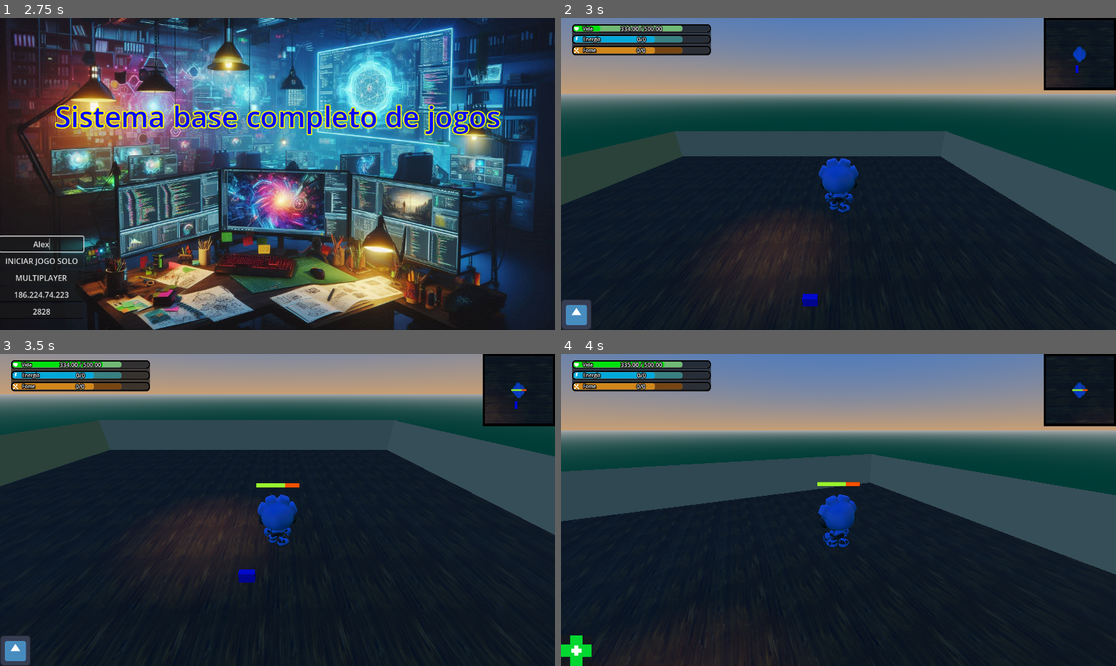
Above: before the commit, frames 1-4 (two rows, left to right).
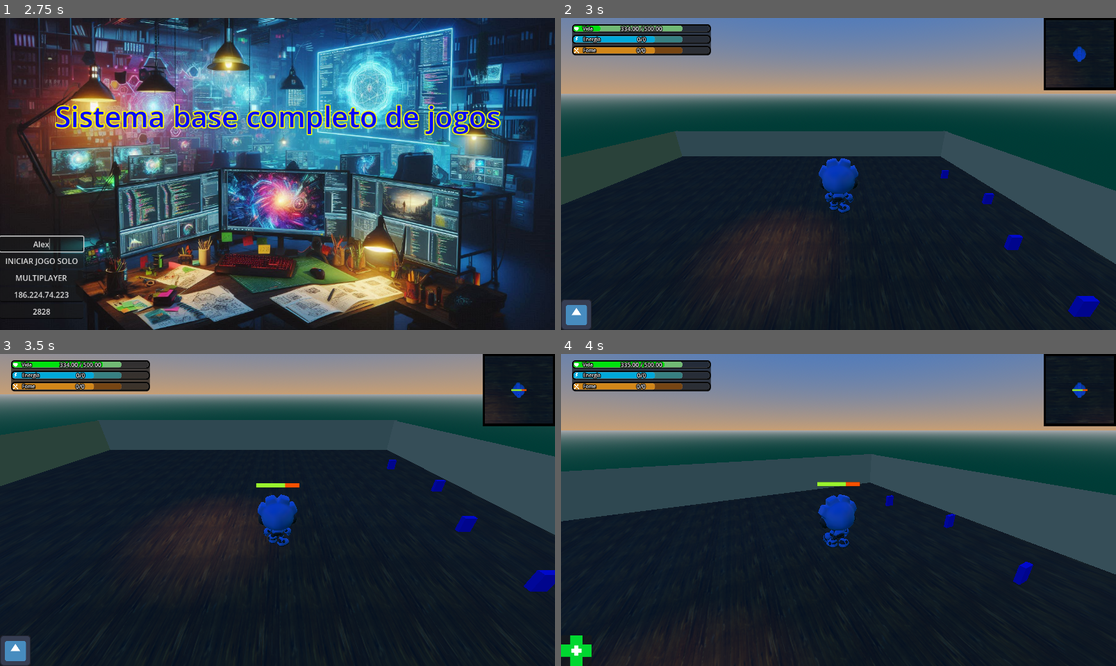
Above: after the commit, the same moments.

Repository: Fernando-Cavalheiro-Tomazelli/Godot_4.4_Sistemas_Gerais_Completos
Game: Godot game, scene res://Sistemas/Menus/Menu Inicial/menu_inicial_principal.tscn
The game is run twice, just before and just after one commit, with the same random seed, the same clock (stepped at 60 frames per second) and the same inputs. The engine's default icon, where the game draws it, is replaced by a stand-in: a white triangle on a blue panel in a dark square.
Inputs (mouse positions are in pixels of both pictures, inside the frame that each line leads up to):
- Up to frame 1 (2.75 s): click "Jogar" at 0.5 s; click "NOVO JOGO" at 1.25 s; click (44, 242) at 2.02 s; type "Alex" at 2.1 s
- Up to frame 2 (3 s): click "INICIAR JOGO SOLO" at 2.75 s
- Up to frame 3 (3.5 s): no input
- Up to frame 4 (4 s): tap Enter (ui_accept) at 3.5, 3.77 s; move the mouse to (866, 510) at 3.52 s; hold W (move_forward) from 3.53 s (still down); tap 1 (1) at 3.6 s; tap 2 (2) at 3.8 s

Frame 1 is identical in both runs. In frame 2, 0.6% of the frame differs, in the area x 43-98%, y 15-96%; in frame 3, 0.7%, in the area x 42-100%, y 15-77%; in frame 4, 0.3%.

Commit message:
Att Arquivos
Aparentemente tudo certo somente atualizando

Diff:
--- a/Sistemas/Maps_Scenes/lobby_principal_inicial.tscn
+++ b/Sistemas/Maps_Scenes/lobby_principal_inicial.tscn
@@ -86,4 +86,16 @@
 shape = SubResource("ConvexPolygonShape3D_25mgo")
 
 [node name="ItemColetavelBase" parent="." unique_id=1228337249 instance=ExtResource("5_2q2r0")]
-transform = Transform3D(1, 0, 0, 0, 1, 0, 0, 0, 1, 2.0437965, 0, 2.8115578)
+transform = Transform3D(1, 0, 0, 0, 1, 0, 0, 0, 1, 9.976948, 0.3531263, 6.136338)
+
+[node name="ItemColetavelBase2" parent="." unique_id=1025289772 instance=ExtResource("5_2q2r0")]
+transform = Transform3D(1, 0, 0, 0, 1, 0, 0, 0, 1, 10.835573, 0.3531263, 3.159351)
+
+[node name="ItemColetavelBase3" parent="." unique_id=1532644077 instance=ExtResource("5_2q2r0")]
+transform = Transform3D(1, 0, 0, 0, 1, 0, 0, 0, 1, 11.0156765, 0.3531263, 0.13192964)
+
+[node name="ItemColetavelBase4" parent="." unique_id=1361858240 instance=ExtResource("5_2q2r0")]
+transform = Transform3D(1, 0, 0, 0, 1, 0, 0, 0, 1, 12.698908, 0.3531263, -4.030388)
+
+[node name="ItemColetavelBase5" parent="." unique_id=1354411999 instance=ExtResource("5_2q2r0")]
+transform = Transform3D(1, 0, 0, 0, 1, 0, 0, 0, 1, 11.965618, 0.3531263, -8.28914)
--- a/Sistemas/Sistema_de_inventarios/Itens_Para_Teste/item_coletavel_base.gd
+++ b/Sistemas/Sistema_de_inventarios/Itens_Para_Teste/item_coletavel_base.gd
@@ -23,4 +23,7 @@
 
 
 func _on_area_3d_area_entered(area: Area3D) -> void:
+	#verificação efetiva, já verifica tudo, se possui inventário ..., já passa o alvo com inventario
+	if not area or not area.get_parent() or not area.get_parent().find_child("ComponentManager") or not area.get_parent().find_child("ComponentManager").Inventario:
+		return
 	adicionar_ao_inventario(area.get_parent())
--- a/Sistemas/Sistema_de_inventarios/Itens_Para_Teste/item_coletavel_base.tscn
+++ b/Sistemas/Sistema_de_inventarios/Itens_Para_Teste/item_coletavel_base.tscn
@@ -7,7 +7,7 @@
 [sub_resource type="Resource" id="Resource_571nv"]
 script = ExtResource("4_i32yf")
 item_atual_do_slot = ExtResource("3_bfwn4")
-quantidade_atual_no_slot = 5
+quantidade_atual_no_slot = 2
 metadata/_custom_type_script = "uid://b6wcf33erjwqv"
 
 [sub_resource type="BoxShape3D" id="BoxShape3D_txkkd"]
@@ -16,18 +16,18 @@
 [sub_resource type="SphereShape3D" id="SphereShape3D_u0wbd"]
 radius = 0.911
 
-[node name="ItemColetavelBase" type="StaticBody3D"]
+[node name="ItemColetavelBase" type="StaticBody3D" unique_id=1556572273]
 script = ExtResource("1_2wnx5")
 item_slot = SubResource("Resource_571nv")
 
-[node name="CollisionShape3D" type="CollisionShape3D" parent="."]
+[node name="CollisionShape3D" type="CollisionShape3D" parent="." unique_id=1967290251]
 shape = SubResource("BoxShape3D_txkkd")
 
-[node name="Area3D" type="Area3D" parent="."]
+[node name="Area3D" type="Area3D" parent="." unique_id=1900967328]
 collision_layer = 4
 collision_mask = 4
 
-[node name="CollisionShape3D" type="CollisionShape3D" parent="Area3D"]
+[node name="CollisionShape3D" type="CollisionShape3D" parent="Area3D" unique_id=952708859]
 shape = SubResource("SphereShape3D_u0wbd")
 
 [connection signal="area_entered" from="Area3D" to="." method="_on_area_3d_area_entered"]
--- a/Sistemas/Sistema_de_inventarios/Itens_Para_Teste/livro_azul.tres
+++ b/Sistemas/Sistema_de_inventarios/Itens_Para_Teste/livro_azul.tres
@@ -9,6 +9,7 @@
 nome_item = "Livro Azul"
 descricao_item = "Antigo Livro Azul."
 icone_item = ExtResource("1_1acjo")
+estacavel = true
 maximo_por_pilha = 3
 caminho_cena_item_3d = "res://Sistemas/Sistema_de_inventarios/Itens_Para_Teste/livro_azul_visual.tscn"
 metadata/_custom_type_script = "uid://bwxgvo4ot73ij"
--- a/Sistemas/Sistema_de_inventarios/slots_inventario_itens_recursos/inventario_base.gd
+++ b/Sistemas/Sistema_de_inventarios/slots_inventario_itens_recursos/inventario_base.gd
@@ -5,16 +5,22 @@
 @export var dono_do_inventario = "Desconhecido"
 
 var inventario_logico : Array[SlotItemBase]
+#cache
+var cache_slots_vazios : PackedByteArray
+var cache_slots_com_espaco : Dictionary
 
 func iniciar_inventario():
 	if tamanho_inventario > 0:
+		inventario_logico.clear()
 		inventario_logico.resize(tamanho_inventario)
 		for index in range(tamanho_inventario):
 			var slot_item = SlotItemBase.new()
 			slot_item.index_do_slot = index
 			inventario_logico[index] = slot_item
+			cache_slots_vazios.append(index)#Inicia com todos os slots vazios no cache
 
 	print("Foi iniciado inventario lógico de ", dono_do_inventario, " com ",tamanho_inventario, " slots." )
+	print("O cache de slots vazios do inventario de ", dono_do_inventario, " é de ", cache_slots_vazios.size())
 
 func expandir_inventario(quantidade : int) -> void:
 	tamanho_inventario = tamanho_inventario + quantidade
@@ -29,67 +35,135 @@
 	#self.find_parent("Player3D").find_child("InventarioVisual").iniciar_inventario_visual(inventario_logico)
 
 func adicionar_item_ao_inventario(item_recebido: ItemBase, quantidade: int) -> bool:
+
 	if inventario_logico == null or inventario_logico.size() <= 0:
 		return false
 
+	if cache_slots_vazios.is_empty() and cache_slots_com_espaco.is_empty():
+		print("O cache diz que o inventário está cheio")
+		return false
+
 	var itens_sobrando = 0
 
-	for index in range(inventario_logico.size()):
-		var slot = inventario_logico[index]
-		# Verifica se o slot tem o mesmo item e é empilhável
-		if slot.item_atual_do_slot and slot.item_atual_do_slot.item_id == item_recebido.item_id and slot.espaco_livre_na_pilha > 0:
-			if quantidade <= slot.espaco_livre_na_pilha:
-				slot.somar_quantia_na_pilha(item_recebido, quantidade)
-				return true
-			else:
-				itens_sobrando = quantidade - slot.espaco_livre_na_pilha
-				slot.somar_quantia_na_pilha(item_recebido, slot.espaco_livre_na_pilha)
-				break
-		elif slot.item_atual_do_slot == null:
-			slot.espaco_livre_na_pilha = item_recebido.maximo_por_pilha
-			if quantidade <= slot.espaco_livre_na_pilha:
-				slot.adicionar_item_ao_slot(item_recebido, quantidade)
-				return true
-			else:
-				itens_sobrando = quantidade - item_recebido.maximo_por_pilha
-				slot.adicionar_item_ao_slot(item_recebido, item_recebido.maximo_por_pilha)
-				break
+	if cache_slots_com_espaco.has(item_recebido.item_id):
+		for index in range(cache_slots_com_espaco[item_recebido.item_id]):
+			print("bagui doido")
+
+
+
+	else:
+
+		for index in range(cache_slots_vazios.size()):
+			var slot = inventario_logico[cache_slots_vazios[index]]
+
+			if item_recebido.estacavel == false:
+				slot.adicionar_item_ao_slot(item_recebido, 1)
+				cache_slots_vazios.remove_at(index)
+				print("Adicionado item não estacável no inventário")
+				print("Quantidade de slots vazios no cachê é de:", cache_slots_vazios.size())
+				return true
+
+			elif item_recebido.estacavel == true:
+				slot.espaco_livre_na_pilha = item_recebido.maximo_por_pilha
+				if quantidade <= slot.espaco_livre_na_pilha:
+					slot.adicionar_item_ao_slot(item_recebido, quantidade)
+					cache_slots_vazios.remove_at(index)
+					if slot.espaco_livre_na_pilha >= 1:
+						cache_slots_com_espaco[slot.item_id] = []
+						cache_slots_com_espaco[slot.item_id].append(slot.index_do_slot)
+					print("Adicionado item estacável que usou somente um slot da pilha")
+					return true
+				else:
+					itens_sobrando = quantidade - item_recebido.maximo_por_pilha
+					slot.adicionar_item_ao_slot(item_recebido, item_recebido.maximo_por_pilha)
+					cache_slots_vazios.remove_at(index)
+					print("Adicionado item estacável que ocupou mais de uma pilha")
+					print("Quantidade de itens sobrando apos adicionar no slot é de: ", itens_sobrando)
+					print("Quantidade de slots vazios no cachê é de:", cache_slots_vazios.size())
+					break
 
 	while itens_sobrando > 0:
-		var espaço_encontrado = false
-		for index in range(inventario_logico.size()):
-			var slot = inventario_logico[index]
-			# Verifica se o slot tem o mesmo item e é empilhável
-			if slot.item_atual_do_slot and slot.item_atual_do_slot.item_id == item_recebido.item_id and slot.espaco_livre_na_pilha > 0:
-				if itens_sobrando <= slot.espaco_livre_na_pilha:
-					slot.somar_item_na_pilha(item_recebido, itens_sobrando)
-					itens_sobrando = 0  # Zera para sair do while
+		for index in range(cache_slots_vazios.size()):
+			var slot = inventario_logico[cache_slots_vazios[index]]
+			if item_recebido.estacavel == false:
+				slot.adicionar_item_ao_slot(item_recebido, 1)
+				cache_slots_vazios.remove_at(index)
+				print("Adicionado item não estacável no inventário")
+				print("Quantidade de slots vazios no cachê é de:", cache_slots_vazios.size())
+
+				return true
+
+			elif item_recebido.estacavel == true:
+				slot.espaco_livre_na_pilha = item_recebido.maximo_por_pilha
+				if quantidade <= slot.espaco_livre_na_pilha:
+					slot.adicionar_item_ao_slot(item_recebido, quantidade)
+					cache_slots_vazios.remove_at(index)
+					print("Adicionado item estacável que usou somente um slot da pilha")
 					return true
 				else:
-					itens_sobrando = itens_sobrando - slot.espaco_livre_na_pilha
-					slot.somar_item_na_pilha(item_recebido, slot.espaco_livre_na_pilha)
-					espaço_encontrado = true
-
-			elif slot.item_atual_do_slot == null:
-				slot.espaco_livre_na_pilha = item_recebido.maximo_por_pilha
-				if itens_sobrando <= slot.espaco_livre_na_pilha:
-					slot.adicionar_item_ao_slot(item_recebido, itens_sobrando)
-					itens_sobrando = 0  # Zera para sair do while
-					return true
-				else:
-					itens_sobrando = itens_sobrando - slot.espaco_livre_na_pilha
-					slot.adicionar_item_ao_slot(item_recebido, slot.espaco_livre_na_pilha)
-
-					espaço_encontrado = true
-
-		if not espaço_encontrado:  # Se nenhum espaço foi encontrado, sai do while
-			break
-
-	if itens_sobrando > 0:
-		dropar_item_no_chao(item_recebido, itens_sobrando)
-		return true
-	else:
-		return false
+					itens_sobrando = quantidade - item_recebido.maximo_por_pilha
+					slot.adicionar_item_ao_slot(item_recebido, item_recebido.maximo_por_pilha)
+					cache_slots_vazios.remove_at(index)
+					print("Adicionado item estacável que ocupou mais de uma pilha")
+					print("Quantidade de itens sobrando apos adicionar no slot é de: ", itens_sobrando)
+					print("Quantidade de slots vazios no cachê é de:", cache_slots_vazios.size())
+	#código antigo daqui pra baixo:
+	#for index in range(inventario_logico.size()):
+		#var slot = inventario_logico[index]
+		## Verifica se o slot tem o mesmo item e é empilhável
+		#if slot.item_atual_do_slot and slot.item_atual_do_slot.item_id == item_recebido.item_id and slot.espaco_livre_na_pilha > 0:
+			#if quantidade <= slot.espaco_livre_na_pilha:
+				#slot.somar_quantia_na_pilha(item_recebido, quantidade)
+				#return true
+			#else:
+				#itens_sobrando = quantidade - slot.espaco_livre_na_pilha
+				#slot.somar_quantia_na_pilha(item_recebido, slot.espaco_livre_na_pilha)
+				#break
+		#elif slot.item_atual_do_slot == null:
+			#slot.espaco_livre_na_pilha = item_recebido.maximo_por_pilha
+			#if quantidade <= slot.espaco_livre_na_pilha:
+				#slot.adicionar_item_ao_slot(item_recebido, quantidade)
+				#return true
+			#else:
+				#itens_sobrando = quantidade - item_recebido.maximo_por_pilha
+				#slot.adicionar_item_ao_slot(item_recebido, item_recebido.maximo_por_pilha)
+				#break
+				#
+	#while itens_sobrando > 0:
+		#var espaço_encontrado = false
+		#for index in range(inventario_logico.size()):
+			#var slot = inventario_logico[index]
+			## Verifica se o slot tem o mesmo item e é empilhável
+			#if slot.item_atual_do_slot and slot.item_atual_do_slot.item_id == item_recebido.item_id and slot.espaco_livre_na_pilha > 0:
+				#if itens_sobrando <= slot.espaco_livre_na_pilha:
+					#slot.somar_item_na_pilha(item_recebido, itens_sobrando)
+					#itens_sobrando = 0  # Zera para sair do while
+					#return true
+				#else:
+					#itens_sobrando = itens_sobrando - slot.espaco_livre_na_pilha
+					#slot.somar_item_na_pilha(item_recebido, slot.espaco_livre_na_pilha)
+					#espaço_encontrado = true
+			#
+			#elif slot.item_atual_do_slot == null:
+				#slot.espaco_livre_na_pilha = item_recebido.maximo_por_pilha
+				#if itens_sobrando <= slot.espaco_livre_na_pilha:
+					#slot.adicionar_item_ao_slot(item_recebido, itens_sobrando)
+					#itens_sobrando = 0  # Zera para sair do while
+					#return true
+				#else:
+					#itens_sobrando = itens_sobrando - slot.espaco_livre_na_pilha
+					#slot.adicionar_item_ao_slot(item_recebido, slot.espaco_livre_na_pilha)
+		#
+					#espaço_encontrado = true
+		#
+		#if not espaço_encontrado:  # Se nenhum espaço foi encontrado, sai do while
+			#break
+	#
+	#if itens_sobrando > 0:
+		#dropar_item_no_chao(item_recebido, itens_sobrando)
+		#return true
+	#else:
+		#return false
 
 	return true
 
@@ -139,3 +213,9 @@
 
 func dropar_item_no_chao(item: ItemBase, quantidade: int):
 	print("Inventário cheio dropando ", quantidade, " de ", item.nome_item, " no chão.")
+
+func add_slot_vazio_cache(slot:int):
+	pass
+
+func remover_slot_vazio_cache():
+	pass
Not shown: 1 places in Sistemas/Sistema_de_inventarios/Itens_Para_Teste/item_coletavel_base.tscn that only renumber resources
Not shown: 1 places in Sistemas/Sistema_de_inventarios/Itens_Para_Teste/livro_azul.tres that only renumber resources
